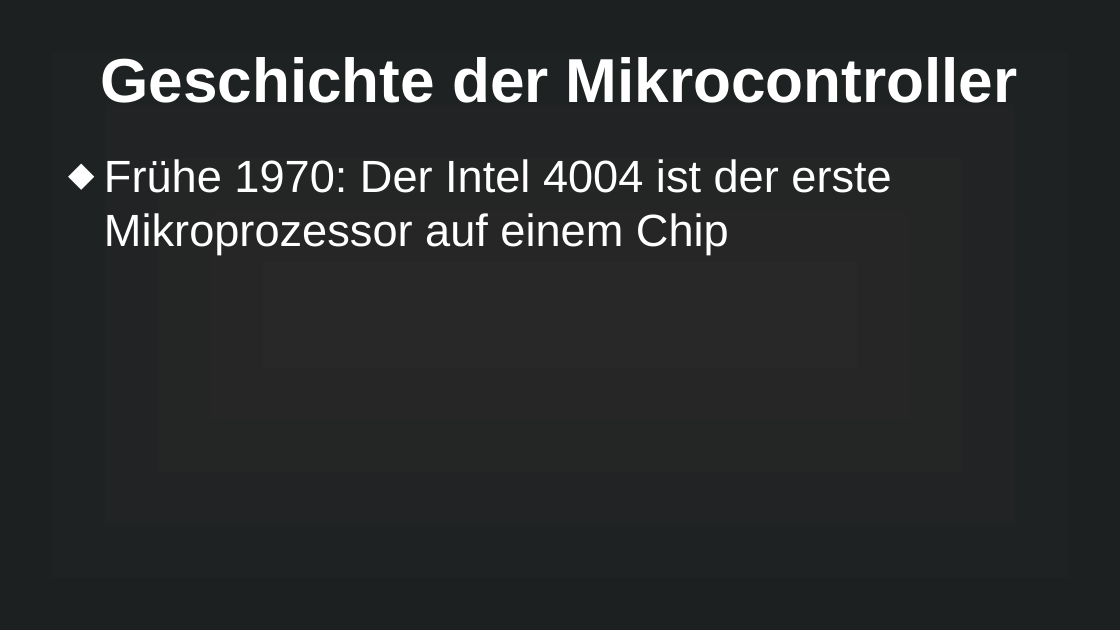
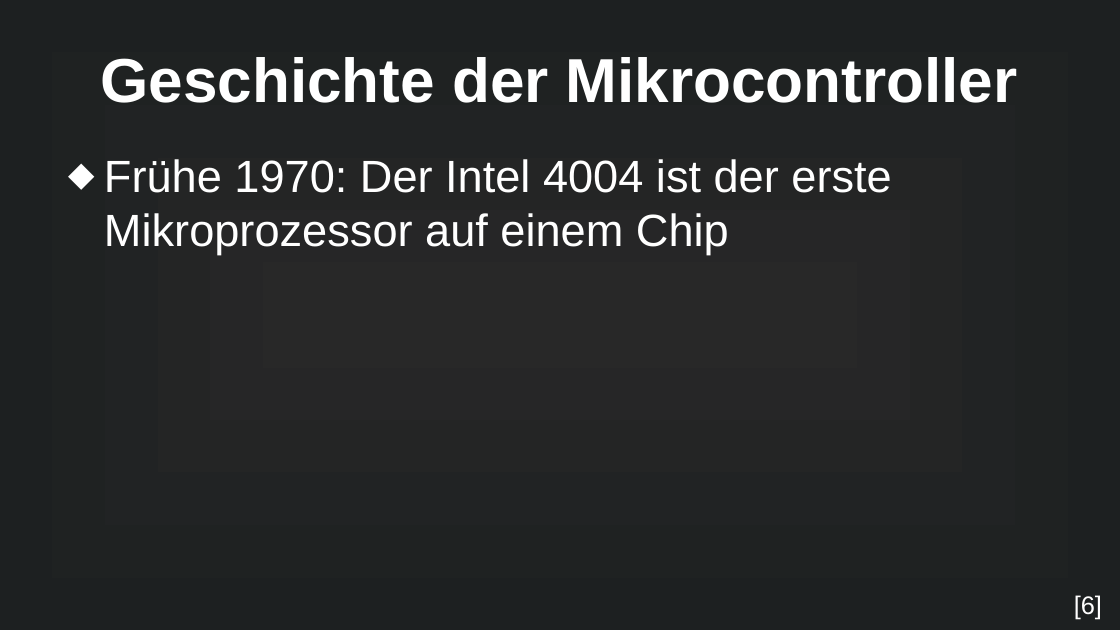
Before and after one commit to MuffinKran24/IMP_GFS, a slide deck: slide 6 of Mikrocontroller_GFS.odp. Drawn at 1120x630 pixels with LibreOffice and Linux fonts; fonts in the diff are those of the drawing. Boxes give left, top, right and bottom in pixels: in the first picture for what was removed or moved away, otherwise in the second. Text is boxed around its words. In the diff, an @@ line names an element or a change of style, - is before the commit and + after.

```diff
--- a/Mikrocontroller_GFS.odp
+++ b/Mikrocontroller_GFS.odp
@@ text added at (1074, 595, 1102, 620), 18 pt, text #FFFFFF @@
+[6]
```
Also in this commit, not shown: 2 other slides changed, 1 slide added, 1 slide removed, 3 other files.
